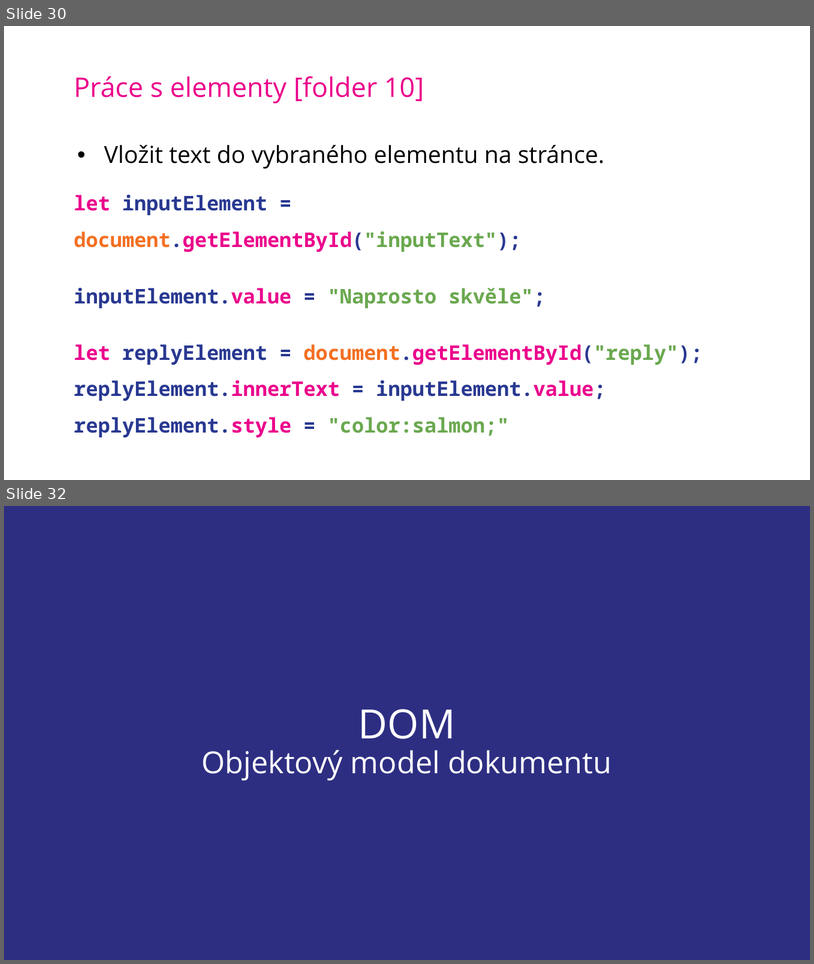
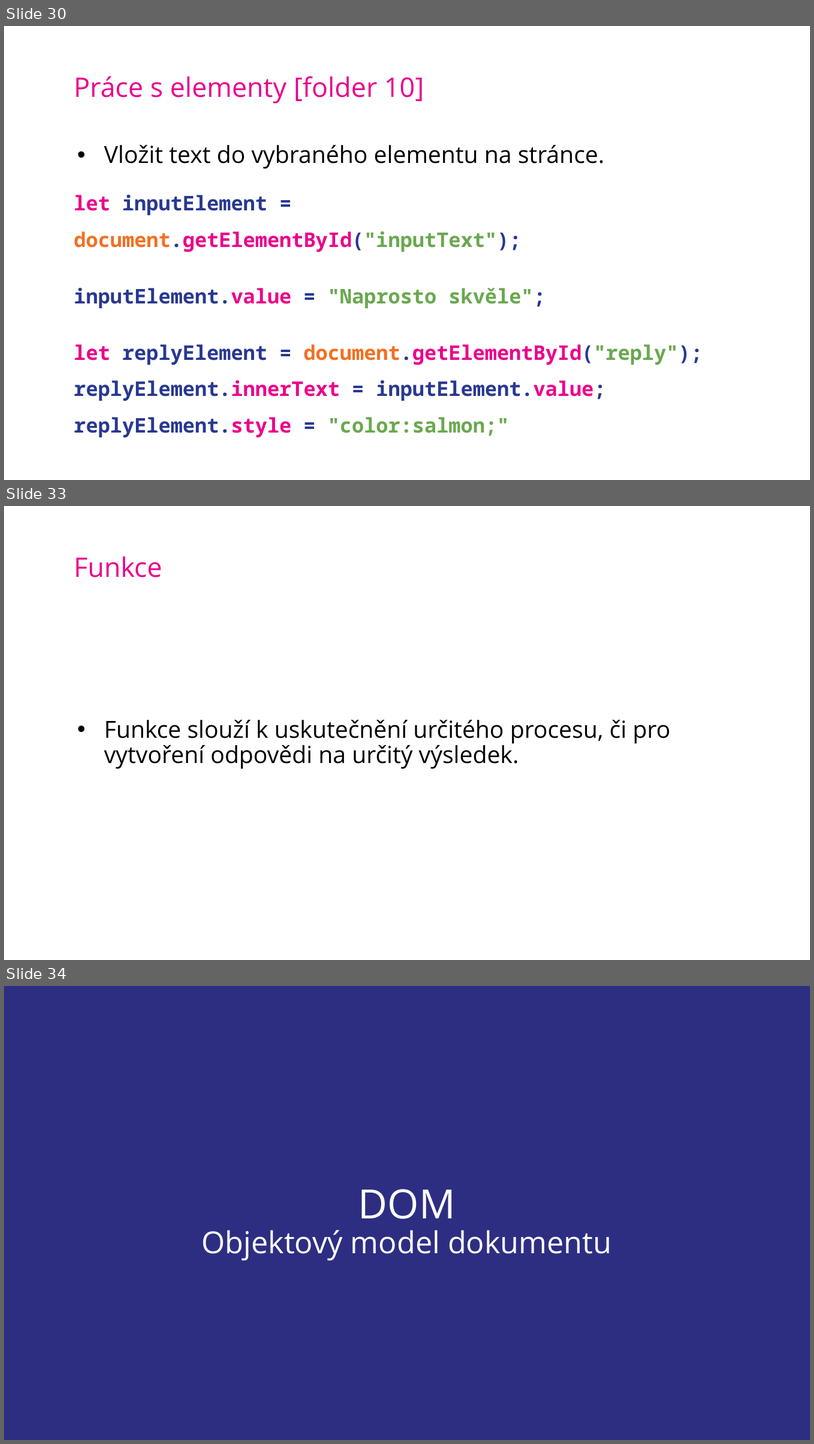
Before and after one commit to SimonB87/LetniSkola2020JS, a slide deck: JS-SB-LetnIskola2020.pptx. Shown one above the other, each under a label of ours: slides 30 and 32 before the commit, slides 30, 33 and 34 after it; the slides between them are not shown. The pictures are 814x964 and 814x1444 pixels, drawn with LibreOffice and Linux fonts; fonts in the diff are those of the drawing; background and template pictures are left out. Boxes give left, top, right and bottom in pixels: in the first picture for what was removed or moved away, otherwise in the second. Text is boxed around its words. In the diff, an @@ line names an element or a change of style, - is before the commit and + after.

```diff
--- a/JS-SB-LetnIskola2020.pptx
+++ b/JS-SB-LetnIskola2020.pptx
@@ slide 33 added at box(4, 506, 810, 960), background picture (left out) @@
@@ title added at box(74, 556, 162, 577), 32 pt, text #EB008B @@
+Funkce
@@ text added at box(104, 720, 671, 769), 28 pt, text #000000 @@
+• Funkce slouží k uskutečnění určitého procesu, či pro vytvoření odpovědi na určitý výsledek.
@@ what was slide 32 is now slide 34 @@
```
Also in this commit, not shown: 1 slide changed, 1 other slide added.
